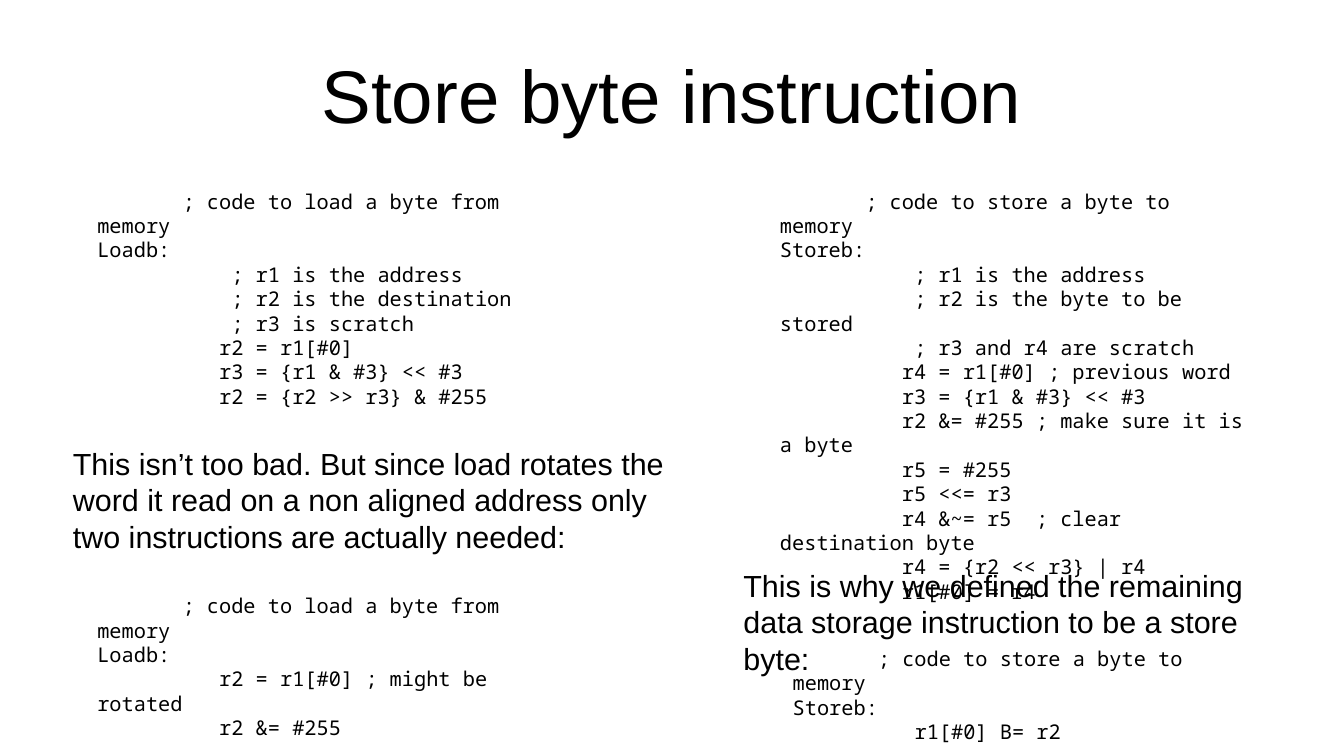
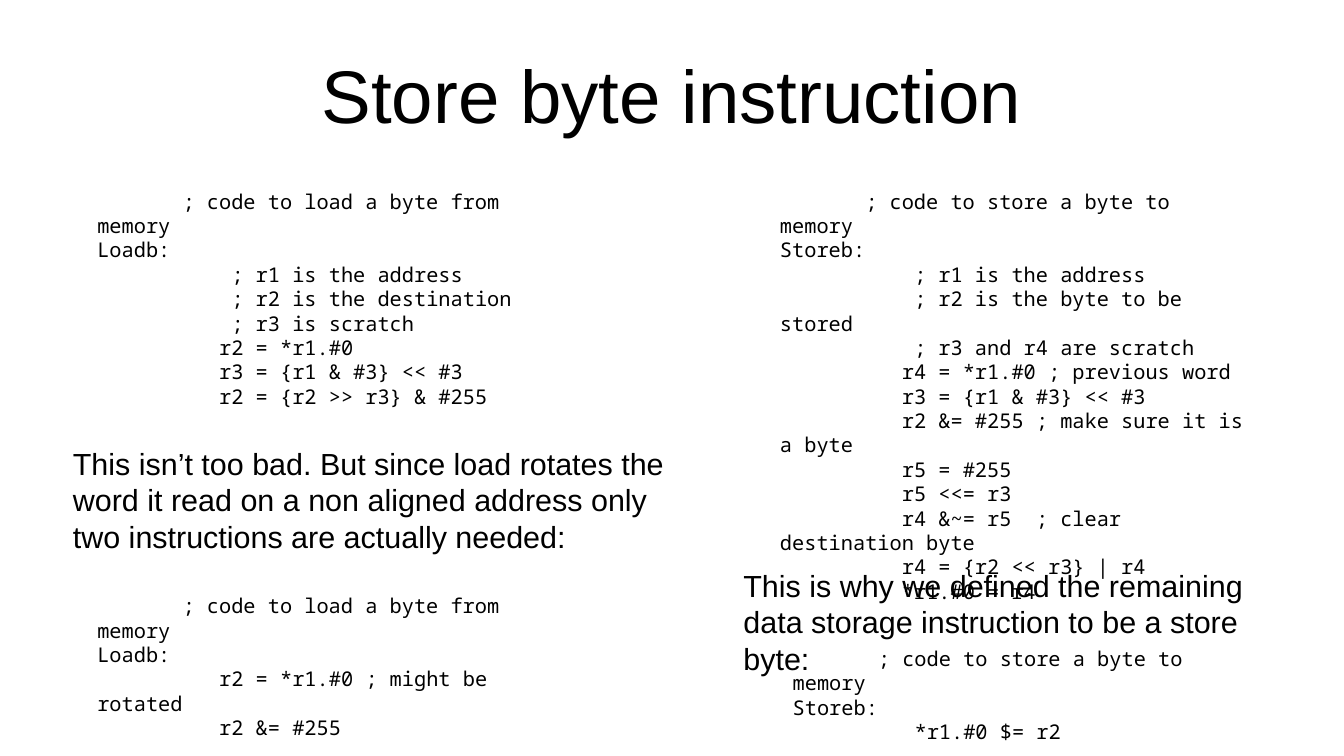
Before and after one commit to jeceljr/baby42, a slide deck: slide 21 of doc/baby42_slides.odp. Drawn at 1344x756 pixels with LibreOffice and Linux fonts; fonts in the diff are those of the drawing. Boxes give left, top, right and bottom in pixels: in the first picture for what was removed or moved away, otherwise in the second. Text is boxed around its words. In the diff, an @@ line names an element or a change of style, - is before the commit and + after.

```diff
--- a/doc/baby42_slides.odp
+++ b/doc/baby42_slides.odp
@@ text at bbox=[219, 340, 353, 355]: text changed @@
-r2 = r1[#0]
+r2 = *r1.#0
@@ text at bbox=[902, 363, 1231, 384]: text changed @@
-r4 = r1[#0] ; previous word
+r4 = *r1.#0 ; previous word
@@ text at bbox=[902, 580, 1036, 600]: text changed @@
-r1[#0] = r4
+*r1.#0 = r4
@@ text at bbox=[219, 670, 487, 691]: text changed @@
-r2 = r1[#0] ; might be rotated
+r2 = *r1.#0 ; might be rotated
@@ text at bbox=[915, 724, 1060, 740]: text changed @@
-r1[#0] B= r2
+*r1.#0 $= r2
```
Also in this commit, not shown: 19 other slides changed, 1 slide added, 1 other file.
